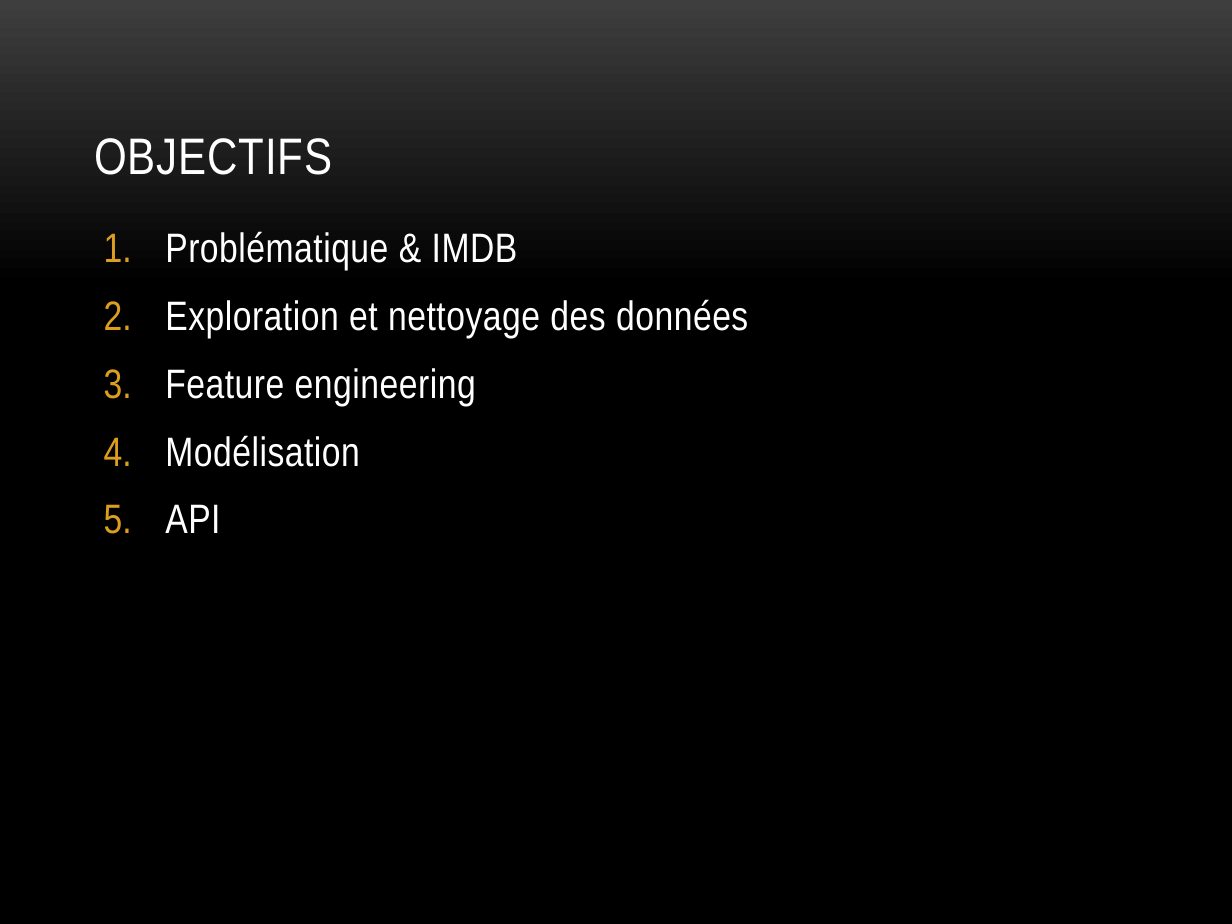
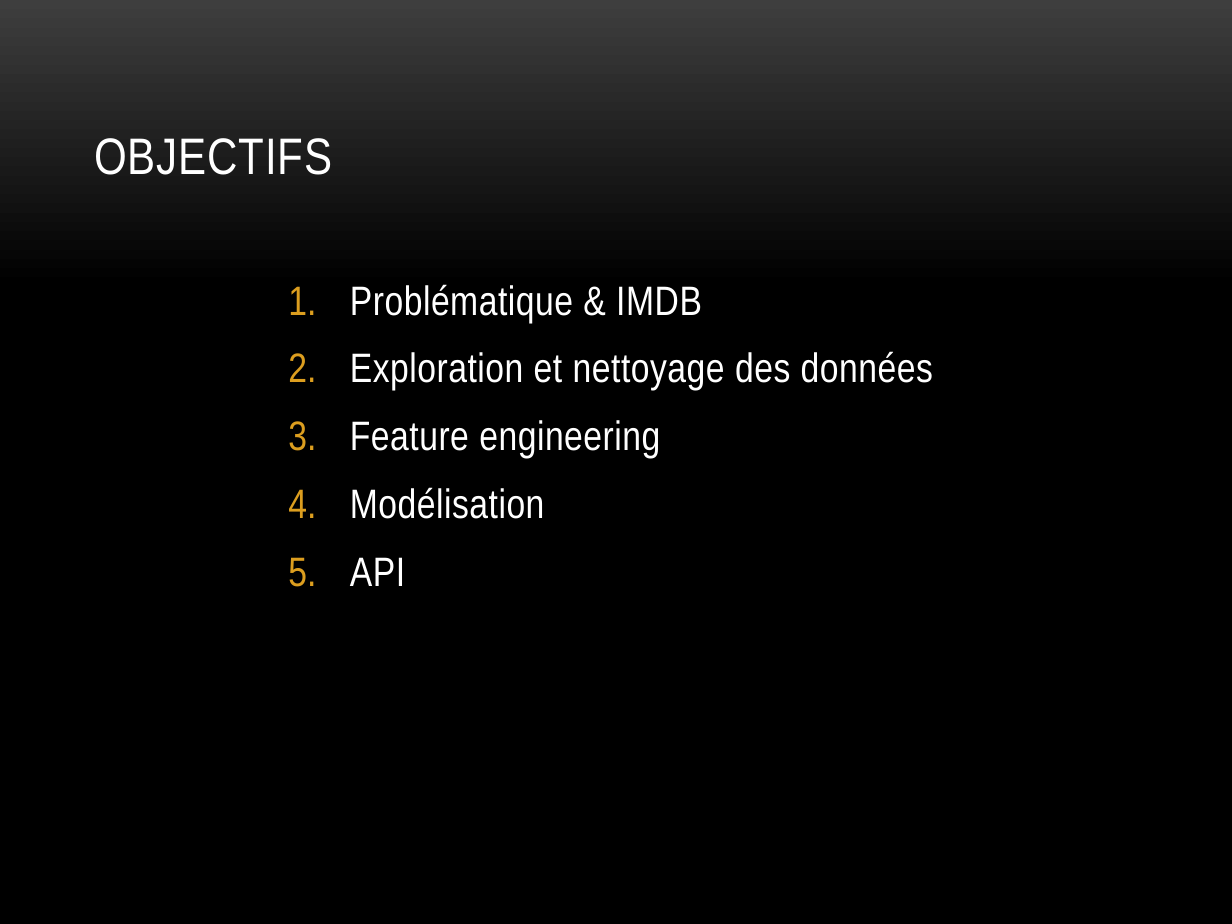
Before and after one commit to Umercia/movie_recommendation_engine, a slide deck: slide 2 of moteur de recommandations de films.pptx. Drawn at 1232x924 pixels with LibreOffice and Linux fonts; fonts in the diff are those of the drawing; background and template pictures are left out. Boxes give left, top, right and bottom in pixels: in the first picture for what was removed or moved away, otherwise in the second. Text is boxed around its words. In the diff, an @@ line names an element or a change of style, - is before the commit and + after.

```diff
--- a/moteur de recommandations de films.pptx
+++ b/moteur de recommandations de films.pptx
@@ text "Problématique & IMDB": place and size @@
-text "Problématique & IMDB" at [165,231,748,533]
+text "Problématique & IMDB" at [350,284,933,586]
```
Also in this commit, not shown: 6 other slides changed, 1 slide added, 1 slide removed, 1 other file.
